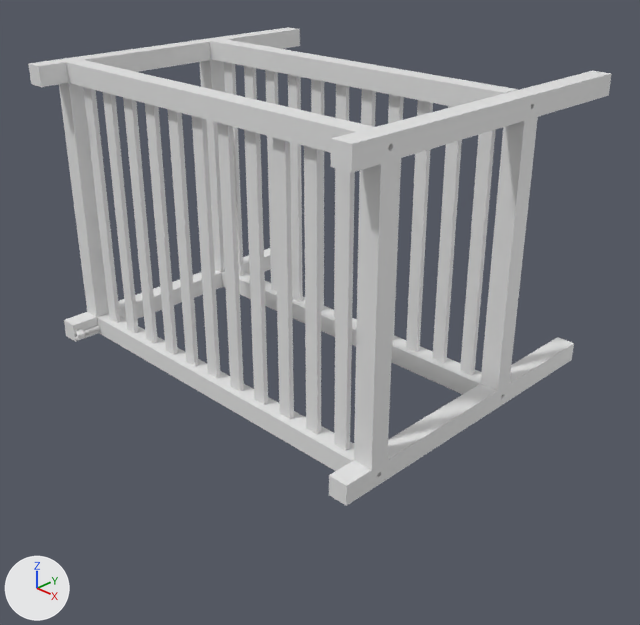
The Blender file source/isaaclab_tasks/isaaclab_tasks/direct/np/asset/vasskar/Untitled.blend, before and after one commit.
One viewpoint serves both versions: a 50 mm lens placed at (0.815, -0.43, 0.455), pointed at (0.267, 0.12, 0.083). Arrows for +X, +Y and +Z are at lower left; the lights stay in place.

Names of what the first picture shows: '单侧支撑1', '单侧支撑1.001', '桁架1', '桁架1.001'.
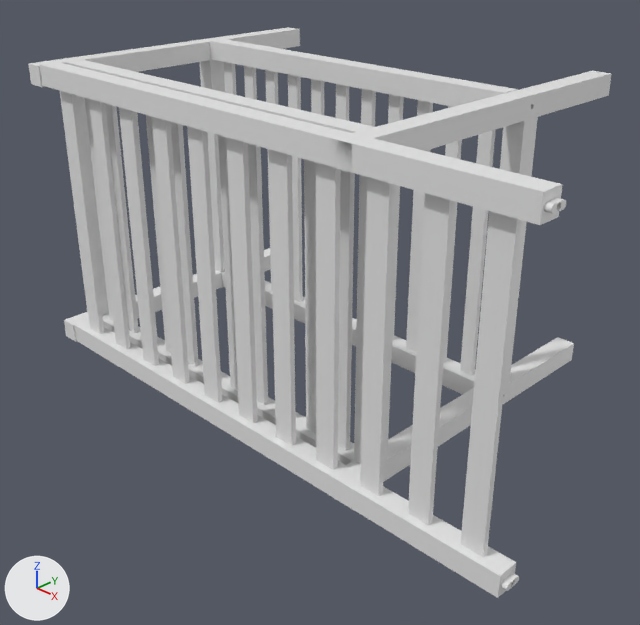
Changed parts and their boxes [x1, y1, x2, y2] in the pictures (640 x 625 px):
'桁架（修改）', added
    after: [40, 62, 566, 598]

The change, as a diff of the scene's bpy script:
```diff
--- a/source/isaaclab_tasks/isaaclab_tasks/direct/np/asset/vasskar/Untitled.blend.py
+++ b/source/isaaclab_tasks/isaaclab_tasks/direct/np/asset/vasskar/Untitled.blend.py
@@ me_桁架_修改 @@
+me_桁架_修改.from_pydata(...)  # 792 vertices, 1620 faces; spans x 0.0..570.0, y 0.0..20.0, z 0.0..300.0
@@ ob_桁架_修改 @@
+ob_桁架_修改 = bpy.data.objects.new('桁架（修改）', me_桁架_修改)
+ob_桁架_修改.location = (0.0, 0.0, 0.0)
+ob_桁架_修改.scale = (0.001, 0.001, 0.001)
```
